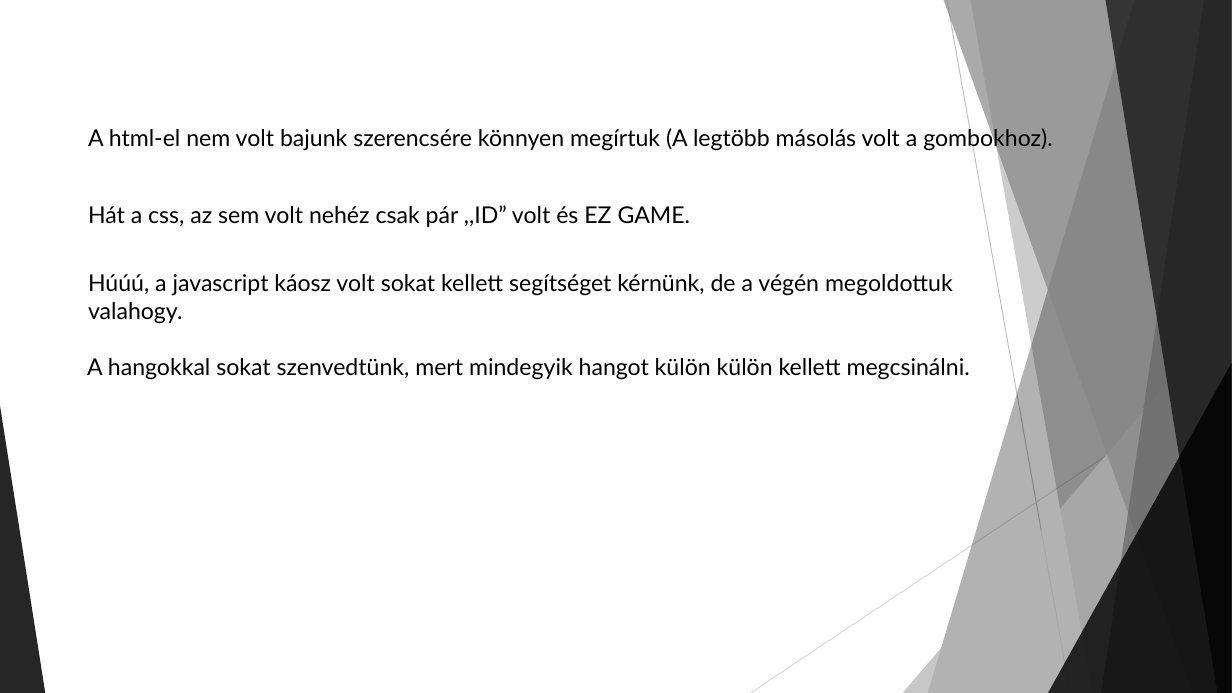
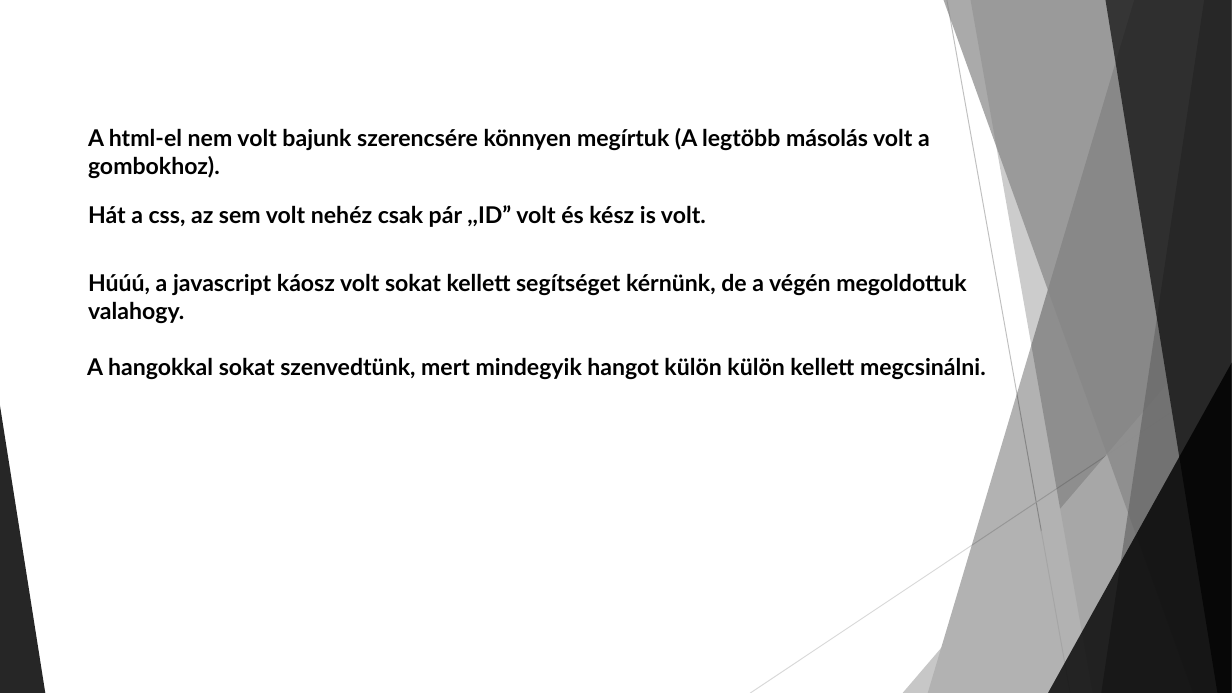
Before and after one commit to MrTakasu/Zongora, a slide deck: slide 6 of A Zongora.pptx. Drawn at 1232x693 pixels with LibreOffice and Linux fonts; fonts in the diff are those of the drawing. Boxes give left, top, right and bottom in pixels: in the first picture for what was removed or moved away, otherwise in the second. Text is boxed around its words. In the diff, an @@ line names an element or a change of style, - is before the commit and + after.

```diff
--- a/A Zongora.pptx
+++ b/A Zongora.pptx
@@ text at [88,205,706,227]: text changed; bold on @@
-Hát a css, az sem volt nehéz csak pár ,,ID” volt és EZ GAME.
+Hát a css, az sem volt nehéz csak pár ,,ID” volt és kész is volt.
@@ bold on in 3 elements at [87,357,986,379], [88,128,930,178], [88,273,966,323] @@
```
Also in this commit, not shown: 4 other slides changed, 4 slides added, 1 slide removed.
